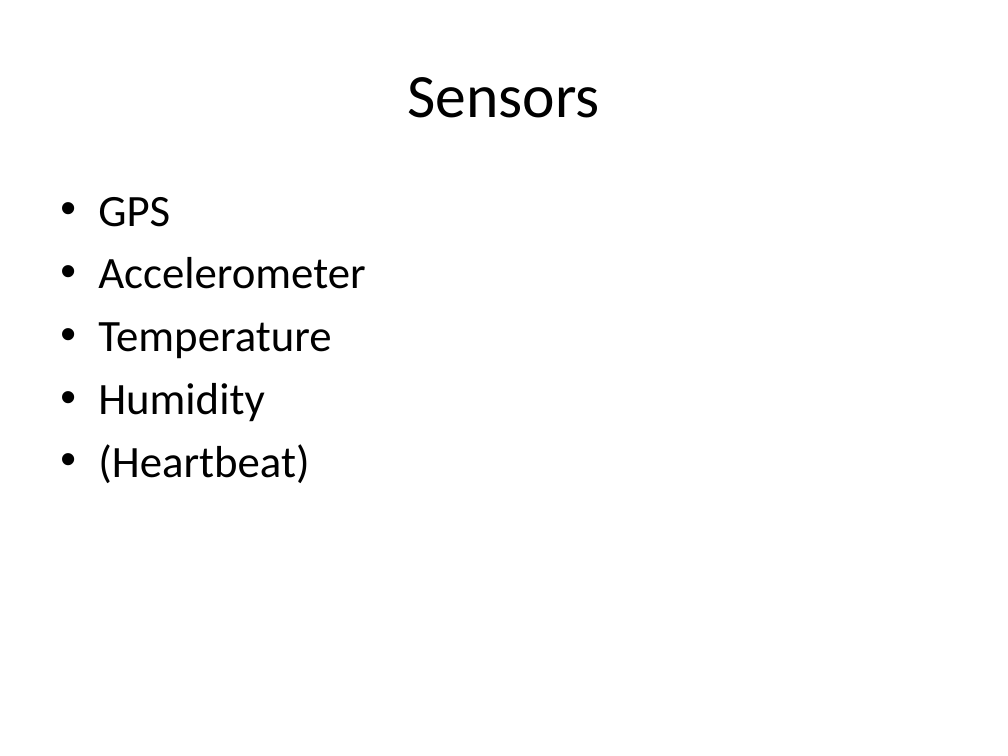
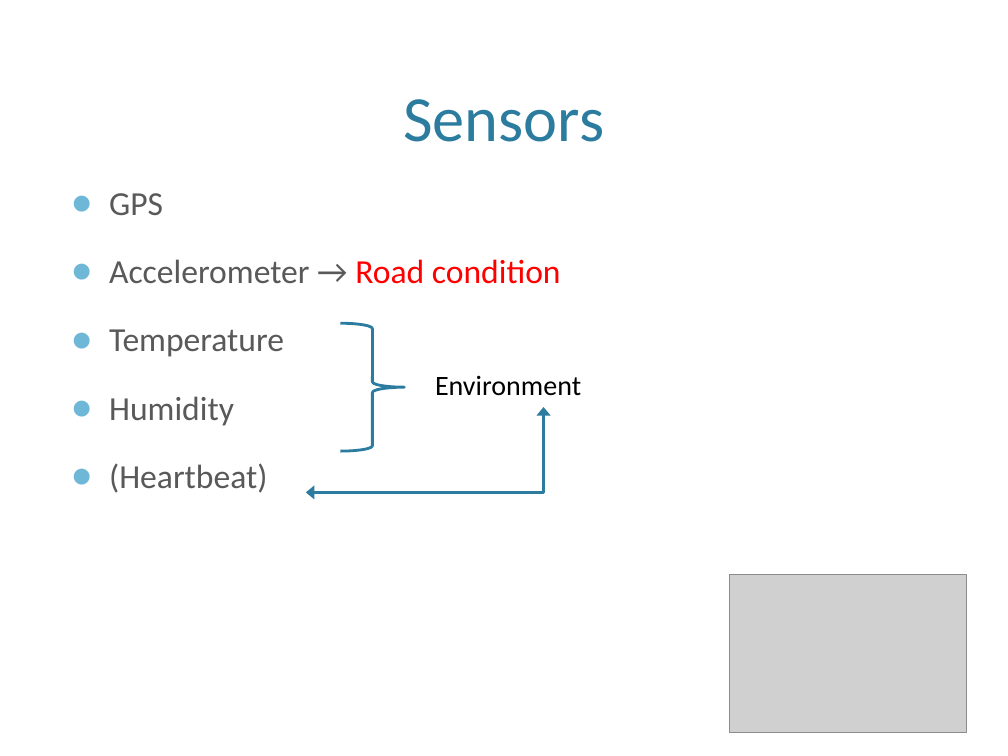
Before and after one commit to bicyclus/prototype1, a slide deck: slide 4 of Verslagen/intermediatedemo.pptx (slide 5 before the commit). Drawn at 1008x756 pixels with LibreOffice and Linux fonts; fonts in the diff are those of the drawing; grey boxes stand for pictures; background and template pictures are left out. Boxes give left, top, right and bottom in pixels: in the first picture for what was removed or moved away, otherwise in the second. Text is boxed around its words. In the diff, an @@ line names an element or a change of style, - is before the commit and + after.

```diff
--- a/Verslagen/intermediatedemo.pptx
+++ b/Verslagen/intermediatedemo.pptx
@@ title "Sensors": place and size @@
-title "Sensors" at box(408, 77, 600, 118)
+title "Sensors" at box(403, 99, 604, 142)
@@ title "Sensors" at box(403, 99, 604, 142): size 44 to 46 pt, text colour #000000 to #2C7C9F; vertical alignment middle to bottom @@
@@ text "GPS": place and size @@
-text "GPS" at box(98, 197, 365, 483)
+text "GPS" at box(109, 193, 561, 493)
@@ text at box(109, 193, 284, 493): size 32 to 24 pt, text colour #000000 to #595959 in "GPS", "Temperature", "Humidity", "(Heartbeat)"; bullet • to ●; more space between paragraphs @@
@@ text at box(109, 259, 561, 284): text changed; size 32 to 24 pt; text colour #000000 to #595959 @@
-• Accelerometer
+● Accelerometer → Road condition
@@ right brace added at box(341, 324, 404, 452), outline #2C7C9F 2 pt @@
@@ text added at box(435, 375, 581, 396), 20 pt, text #000000 @@
+Environment
@@ elbow double arrow added from (543, 407) to (305, 492), #2C7C9F 2 pt @@
@@ picture added at box(730, 575, 967, 733) @@
```
Also in this commit, not shown: 4 other slides changed, 3 slides added, 5 slides removed.
